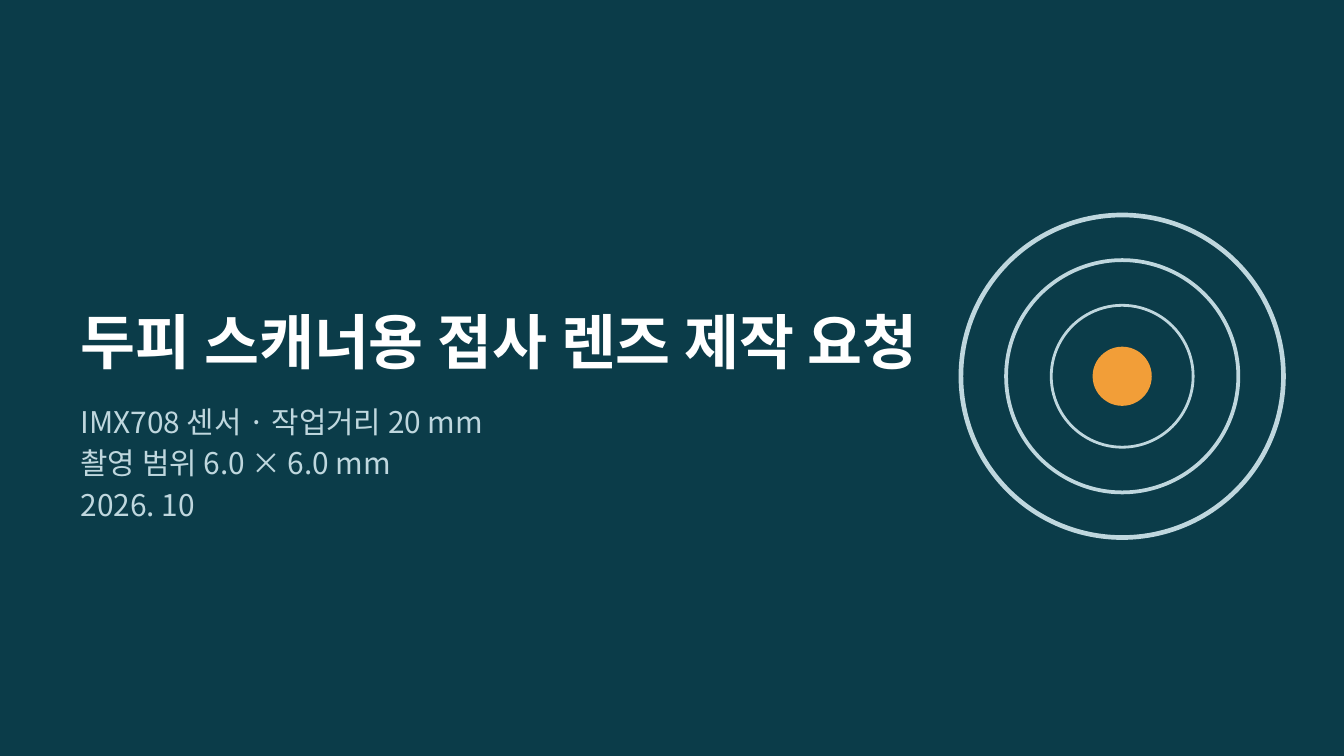
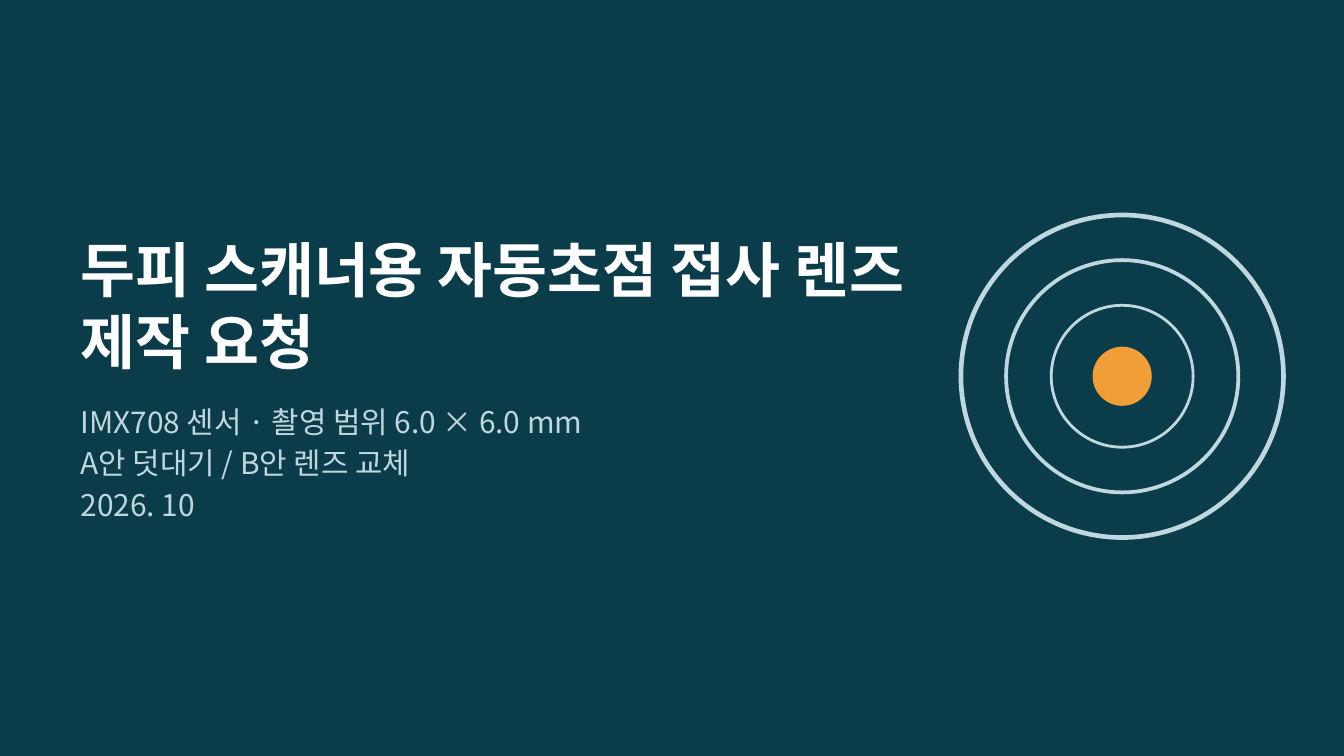
Before and after one commit to urisuni3325-ai/rv1106, a slide deck: slide 1 of docs/lens-rfq-imx708.pptx. Drawn at 1344x756 pixels with LibreOffice and Linux fonts; fonts in the diff are those of the drawing. Boxes give left, top, right and bottom in pixels: in the first picture for what was removed or moved away, otherwise in the second. Text is boxed around its words. In the diff, an @@ line names an element or a change of style, - is before the commit and + after.

```diff
--- a/docs/lens-rfq-imx708.pptx
+++ b/docs/lens-rfq-imx708.pptx
@@ title at bbox=[81, 242, 904, 370]: text changed @@
-두피 스캐너용 접사 렌즈 제작 요청
+두피 스캐너용 자동초점 접사 렌즈 제작 요청
@@ text at bbox=[81, 408, 582, 477]: text changed @@
-IMX708 센서 · 작업거리 20 mm
-촬영 범위 6.0 × 6.0 mm
+IMX708 센서 · 촬영 범위 6.0 × 6.0 mm
+A안 덧대기 / B안 렌즈 교체
```
Also in this commit, not shown: 5 other slides changed, 3 slides added, 1 slide removed.
